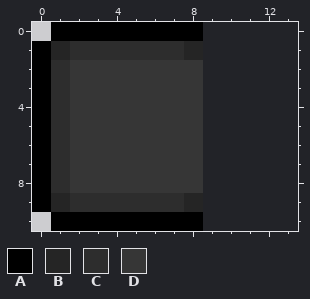
Two versions of one pixel-art sprite, img/hud/btnLeft.png. This is how it looked before the edit.
The file is 45x55 pixels, drawn in blocks of 5x5; one block is one cell here. The old version is drawn lined up with the new one, on the new canvas.
Palette (. is transparent): A #000000  B #252525  C #2d2d2d  D #363636
Pixels before, first column x 0:
 0 .AAAAAAAA
 1 ABCCCCCCB
 2 ACDDDDDDD
 3 ACDDDDDDD
 4 ACDDDDDDD
 5 ACDDDDDDD
 6 ACDDDDDDD
 7 ACDDDDDDD
 8 ACDDDDDDD
 9 ABCCCCCCB
10 .AAAAAAAA
Once edited:
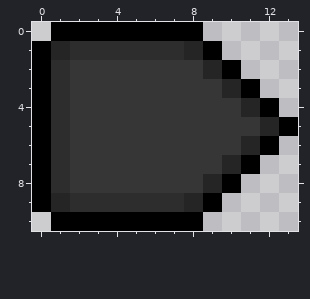
The exact change:
{"change": "canvas 9x11 -> 14x11"}
{"y":1,"x":9,"old":".","new":"A"}
{"y":2,"x":9,"old":"..","new":"BA"}
{"y":3,"x":9,"old":"...","new":"DBA"}
{"y":4,"x":9,"old":"....","new":"DDBA"}
{"y":5,"x":9,"old":".....","new":"DDDBA"}
{"y":6,"x":9,"old":"....","new":"DDBA"}
{"y":7,"x":9,"old":"...","new":"DBA"}
{"y":8,"x":9,"old":"..","new":"BA"}
{"y":9,"x":9,"old":".","new":"A"}
{"label":"added","picture_box":[203,41,298,212]}
